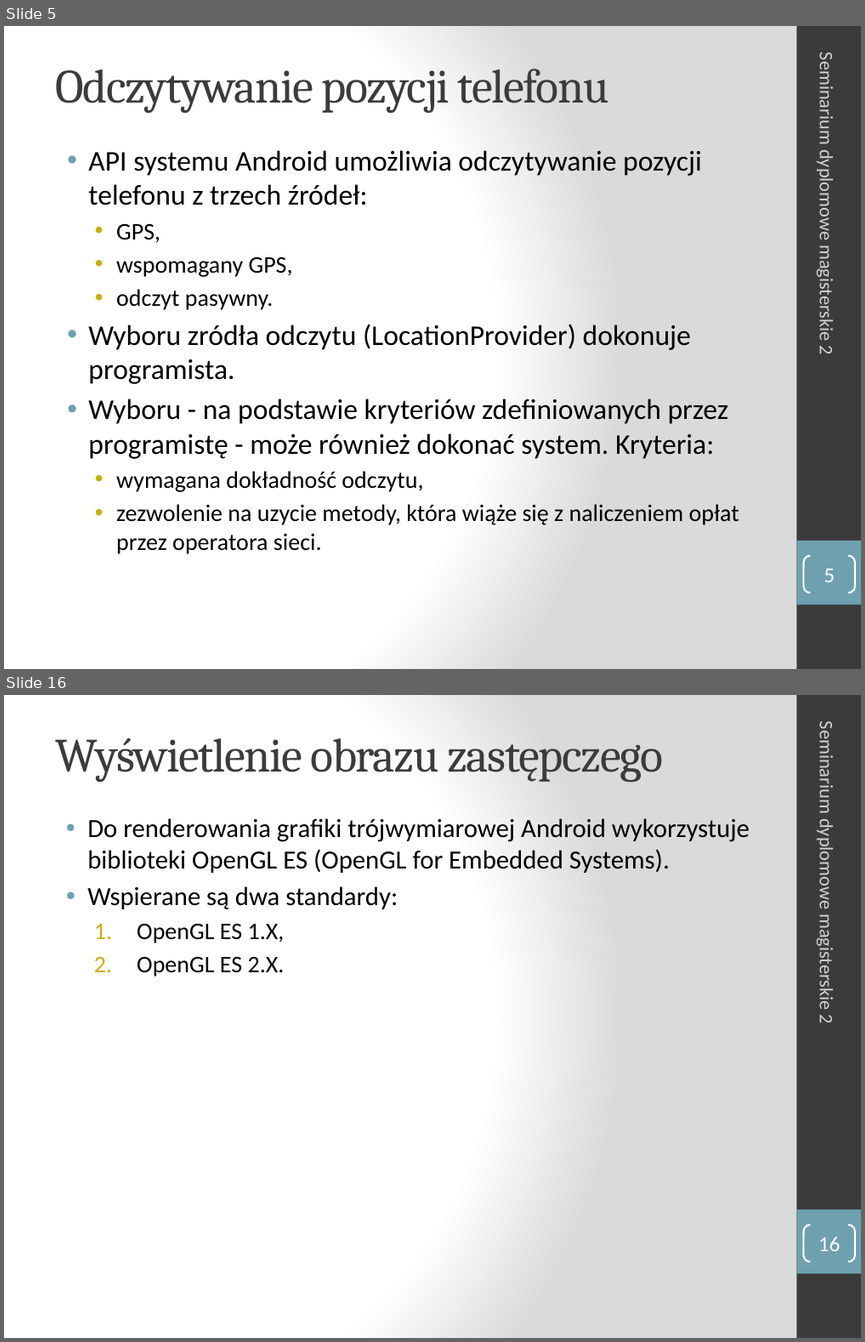
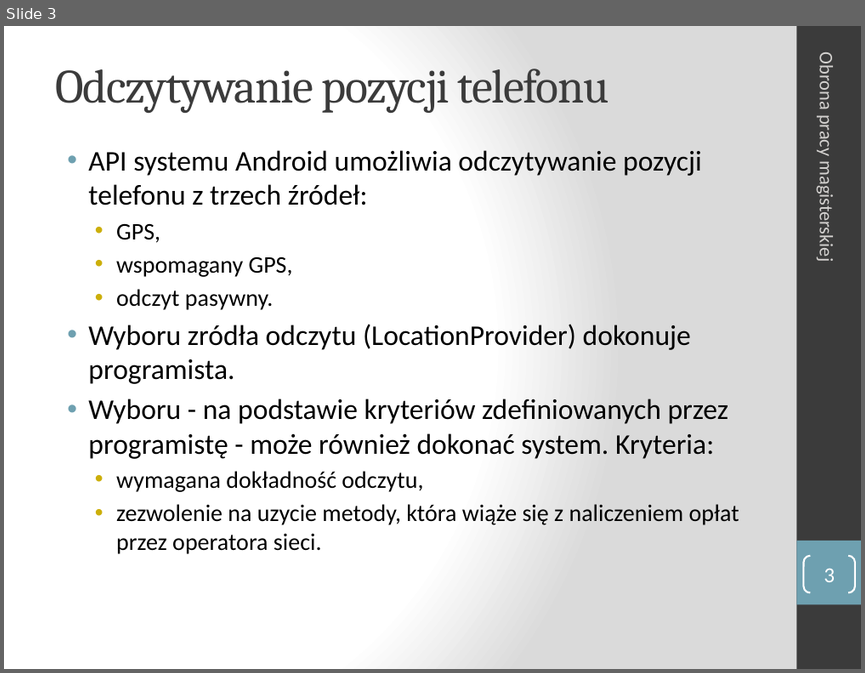
Before and after one commit to manisero/MasterThesis, a slide deck: thesis/presentation/presentation.pptx. Shown one above the other, each under a label of ours: slides 5 and 16 before the commit, slide 3 after it; the slides between them are not shown. The pictures are 865x1342 and 865x673 pixels, drawn with LibreOffice and Linux fonts; fonts in the diff are those of the drawing. Boxes give left, top, right and bottom in pixels: in the first picture for what was removed or moved away, otherwise in the second. Text is boxed around its words. In the diff, an @@ line names an element or a change of style, - is before the commit and + after.

```diff
--- a/thesis/presentation/presentation.pptx
+++ b/thesis/presentation/presentation.pptx
@@ slide 16 removed at (x1=4, y1=695, x2=861, y2=1338), background gradient #FFFFFF to #DADADA; not listed: 2 template elements that a slide beside it also shows @@
@@ title removed at (x1=55, y1=737, x2=663, y2=782) @@
-Wyświetlenie obrazu zastępczego
@@ text removed at (x1=815, y1=731, x2=838, y2=1023) @@
-Seminarium dyplomowe magisterskie 2
@@ text removed at (x1=87, y1=818, x2=749, y2=976) @@
-• Do renderowania grafiki trójwymiarowej Android wykorzystuje biblioteki OpenGL ES (OpenGL for Embedded Systems).
-• Wspierane są dwa standardy:
-  1. OpenGL ES 1.X,
-  2. OpenGL ES 2.X.
@@ page number removed at (x1=803, y1=1225, x2=855, y2=1261) @@
-16
@@ what was slide 5 is now slide 3 @@
@@ slide 3 changed as well @@
@@ text at (x1=815, y1=57, x2=838, y2=259): text changed @@
-Seminarium dyplomowe magisterskie 2
+Obrona pracy magisterskiej
@@ page number at (x1=823, y1=567, x2=834, y2=582): text changed @@
-5
+3
```
Also in this commit, not shown: 4 other slides changed, 1 slide added, 18 other slides removed, 1 other file.
